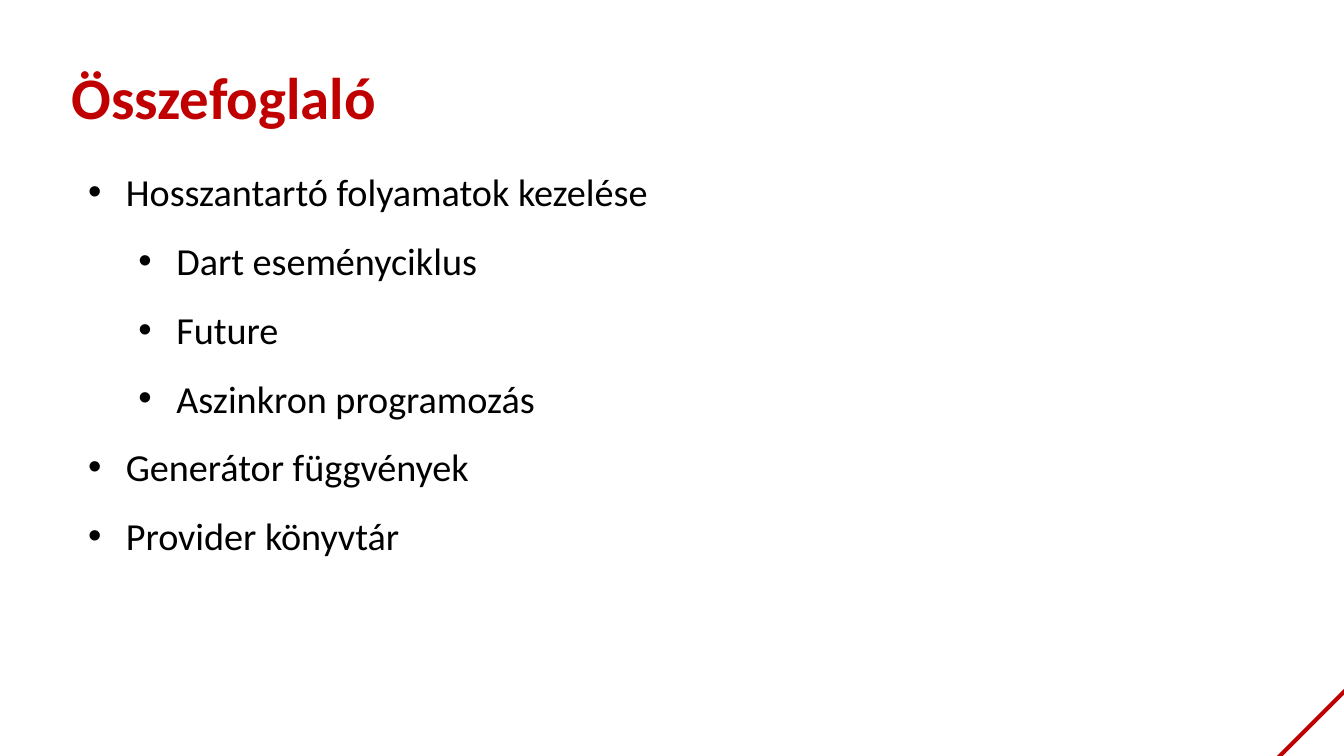
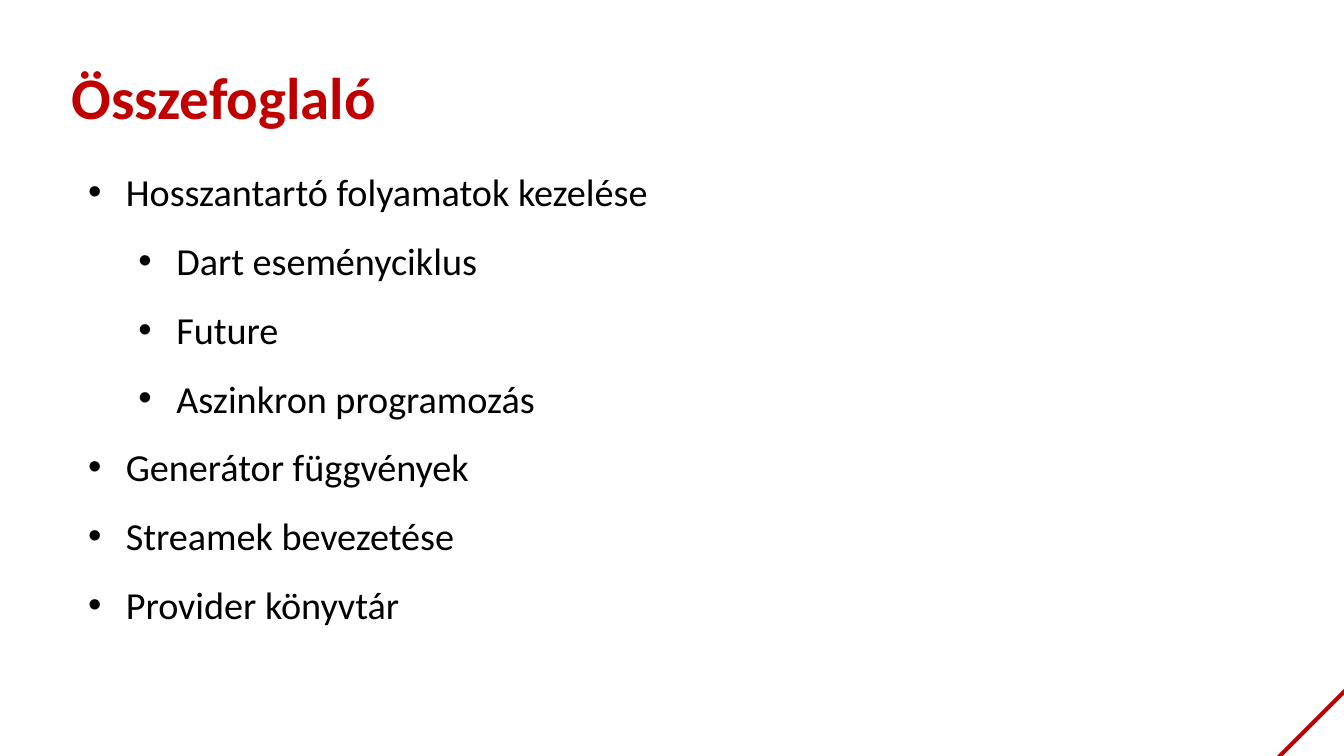
Before and after one commit to bmeaut/VIAUAV45, a slide deck: slide 2 of extras/lecture_05_2021.pptx. Drawn at 1344x756 pixels with LibreOffice and Linux fonts; fonts in the diff are those of the drawing; background and template pictures are left out. Boxes give left, top, right and bottom in pixels: in the first picture for what was removed or moved away, otherwise in the second. Text is boxed around its words. In the diff, an @@ line names an element or a change of style, - is before the commit and + after.

```diff
--- a/extras/lecture_05_2021.pptx
+++ b/extras/lecture_05_2021.pptx
@@ text at [126, 523, 454, 551]: paragraph added @@
+• Streamek bevezetése
```
Also in this commit, not shown: 6 other slides changed, 31 slides added, 7 slides removed.
